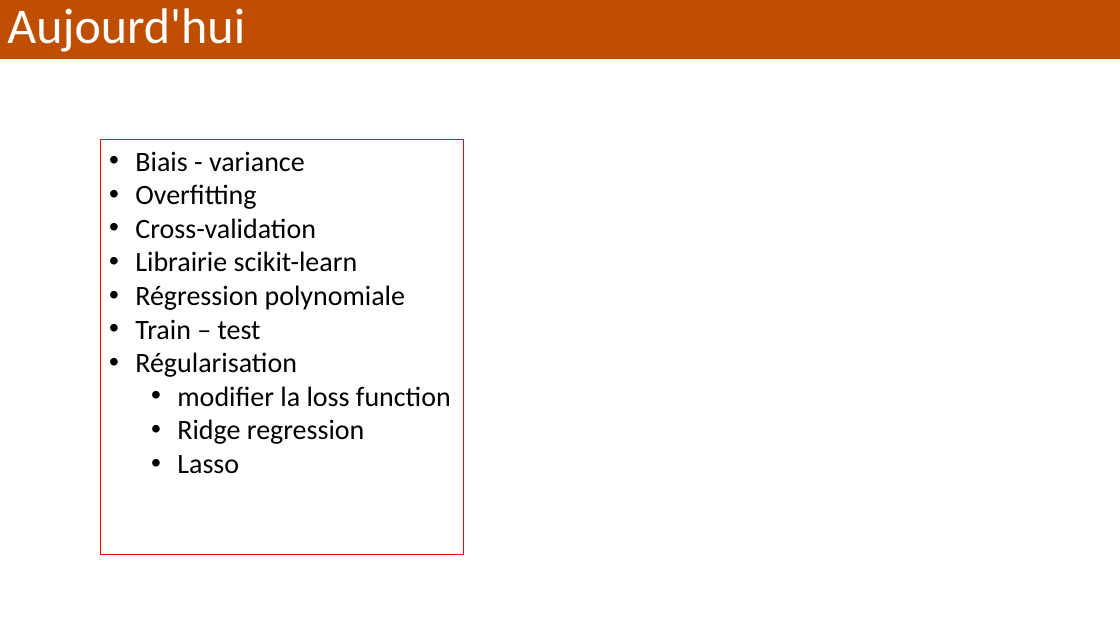
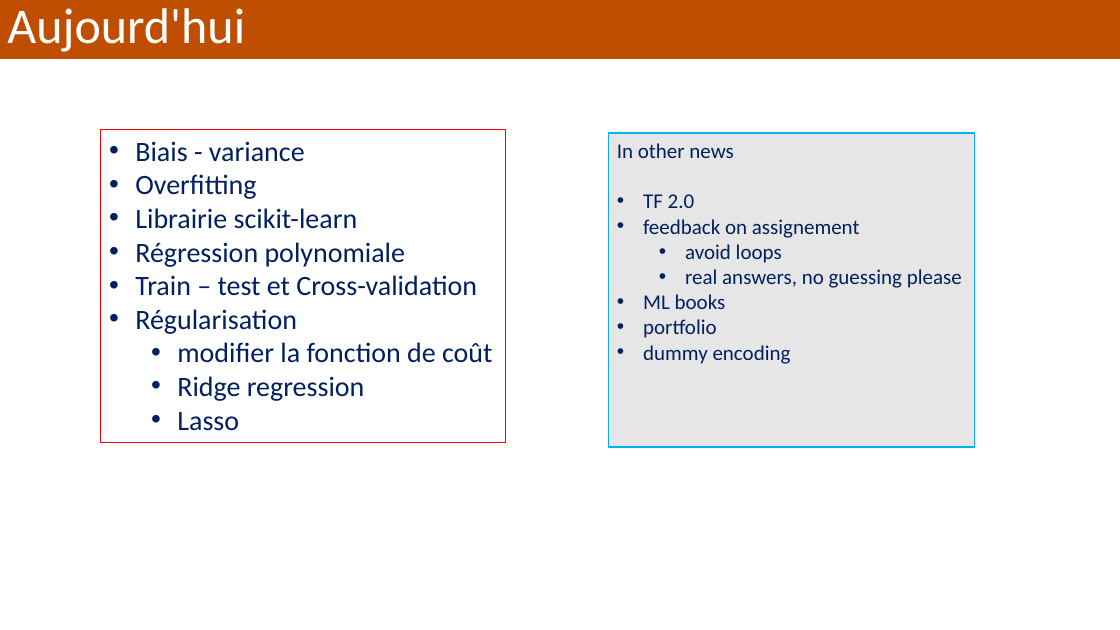
Before and after one commit to alexisperrier/XEmines_DataScience_2020, a slide deck: slide 2 of slides/XEM20_S1D5_biais_variance.pptx (slide 3 before the commit). Drawn at 1120x630 pixels with LibreOffice and Linux fonts; fonts in the diff are those of the drawing. Boxes give left, top, right and bottom in pixels: in the first picture for what was removed or moved away, otherwise in the second. Text is boxed around its words. In the diff, an @@ line names an element or a change of style, - is before the commit and + after.

```diff
--- a/slides/XEM20_S1D5_biais_variance.pptx
+++ b/slides/XEM20_S1D5_biais_variance.pptx
@@ rectangle "Biais - variance": place and size @@
-rectangle "Biais - variance" at bbox=[101, 139, 463, 555]
+rectangle "Biais - variance" at bbox=[101, 129, 505, 444]
@@ text in rectangle at bbox=[135, 141, 405, 431]: text colour #000000 to #002060 in "Biais - variance", "Overfitting", "Librairie scikit-learn", "Régression polynomiale" and 3 more places @@
@@ rectangle added at bbox=[609, 134, 975, 448], fill #E7E6E6, outline #00B0F0 1.5 pt, 18 pt, text #002060 @@
+In other news
+• TF 2.0
+• feedback on assignement
+  • avoid loops
+  • real answers, no guessing please
+• ML books
+• portfolio
+• dummy encoding
@@ text in rectangle at bbox=[135, 218, 316, 239]: paragraph removed @@
-• Cross-validation
@@ text in rectangle at bbox=[135, 275, 477, 296]: text changed; text colour #000000 to #002060 @@
-• Train – test
+• Train – test et Cross-validation
@@ text in rectangle at bbox=[177, 342, 492, 363]: text changed; text colour #000000 to #002060 @@
-  • modifier la loss function
+  • modifier la fonction de coût
```
Also in this commit, not shown: 7 other slides changed, 3 other files.
